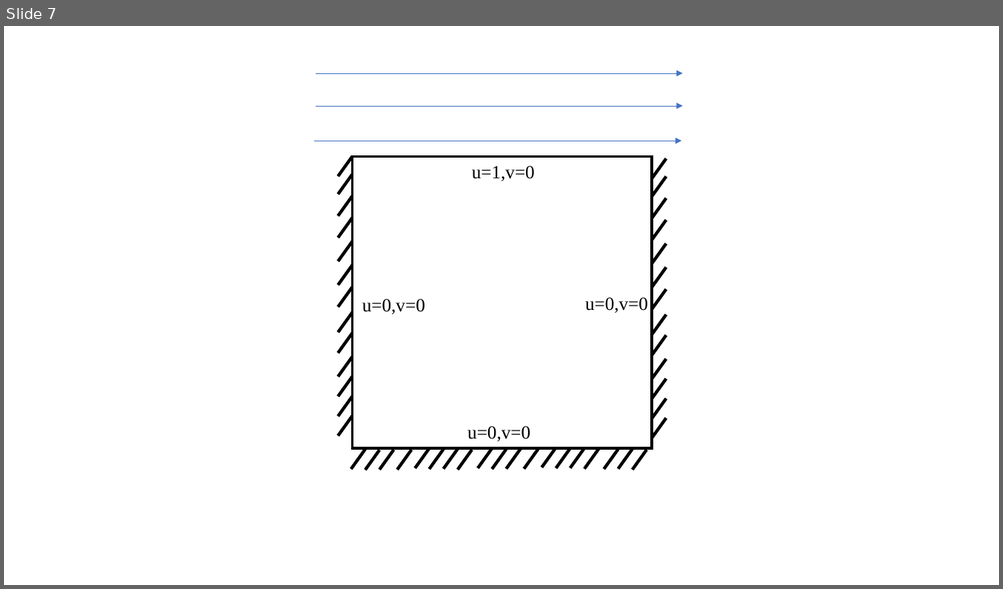
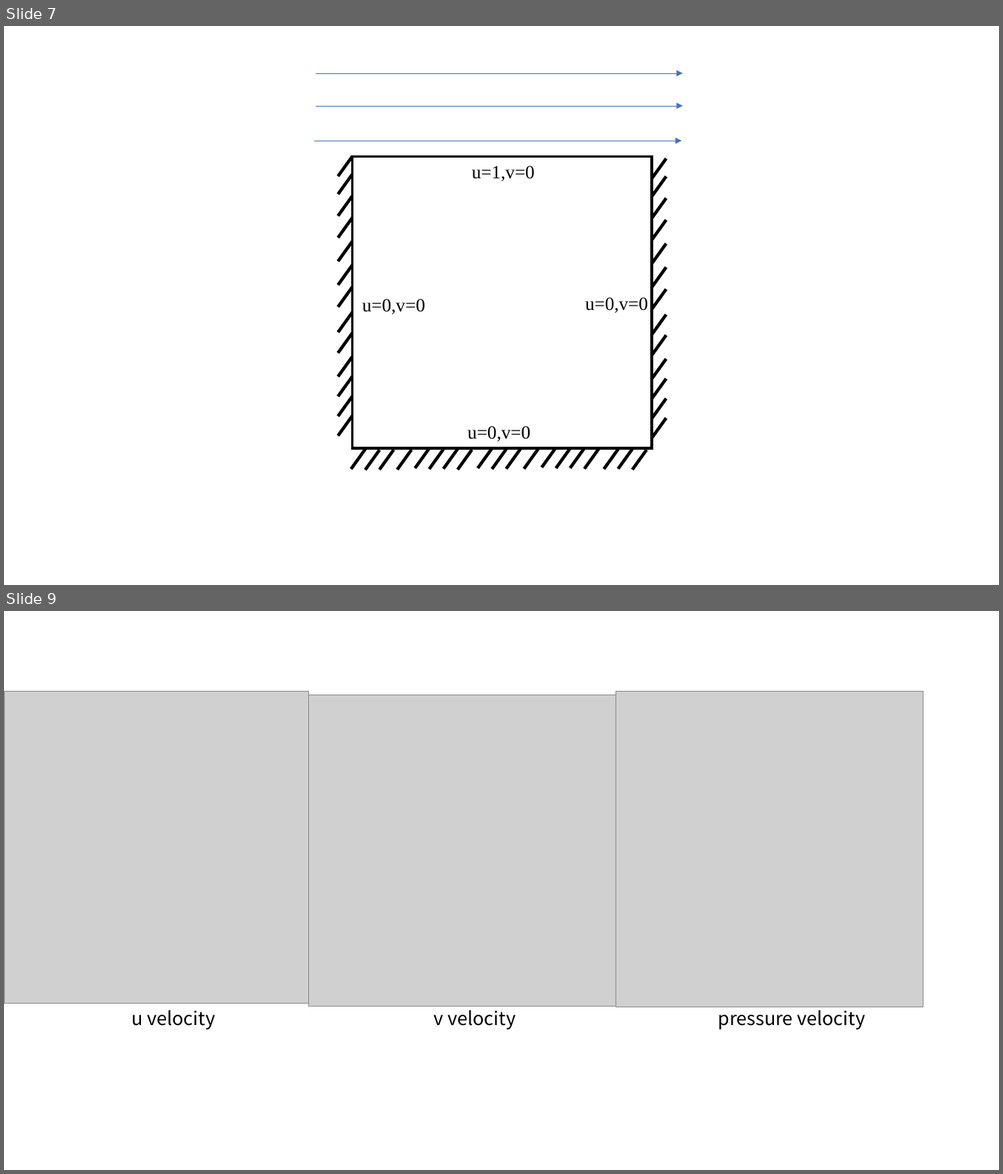
Before and after one commit to lubyant/CS714, a slide deck: project_code/fig.pptx. Shown one above the other, each under a label of ours: slide 7 before the commit, slides 7 and 9 after it; the slides between them are not shown. The pictures are 1003x589 and 1003x1174 pixels, drawn with LibreOffice and Linux fonts; fonts in the diff are those of the drawing; grey boxes stand for pictures. Boxes give left, top, right and bottom in pixels: in the first picture for what was removed or moved away, otherwise in the second. Text is boxed around its words. In the diff, an @@ line names an element or a change of style, - is before the commit and + after.

```diff
--- a/project_code/fig.pptx
+++ b/project_code/fig.pptx
@@ slide 9 added at [4,611,999,1170], background #FFFFFF @@
@@ picture added at [4,692,309,1003] @@
@@ picture added at [309,695,617,1006] @@
@@ picture added at [616,692,923,1007] @@
@@ text added at [434,1006,516,1030], 18 pt, text #000000 @@
+v velocity
@@ text added at [718,1006,865,1030], 18 pt, text #000000 @@
+pressure velocity
@@ text added at [132,1011,216,1030], 18 pt, text #000000 @@
+u velocity
```
Also in this commit, not shown: 1 slide changed, 1 other slide added, 9 other files.
